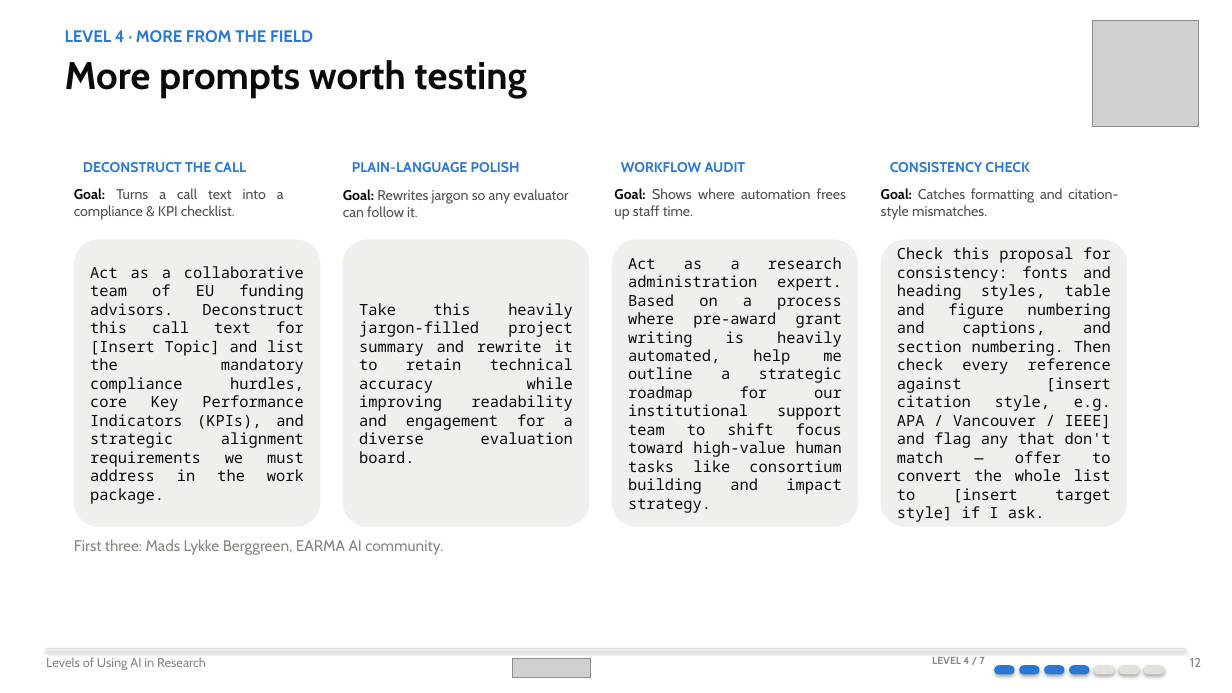
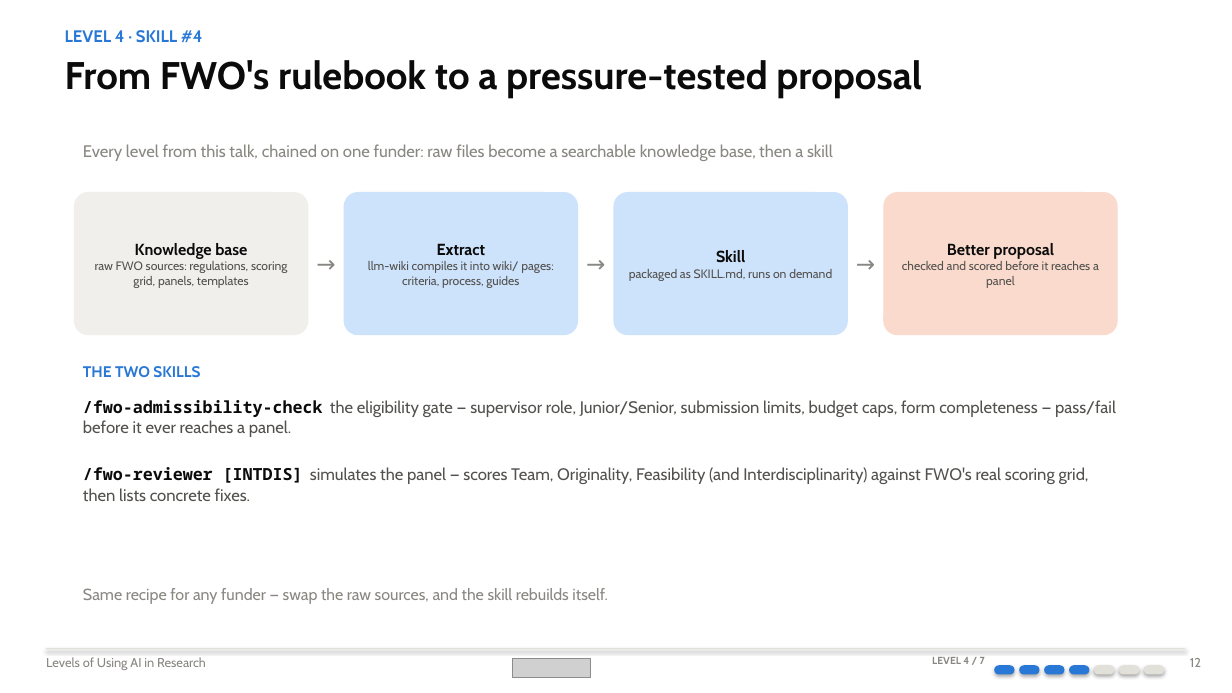
Before and after one commit to Aptamer1/ai-research-day-08092026, a slide deck: slide 12 of Levels of Using AI in Research.pptx. Drawn at 1232x693 pixels with LibreOffice and Linux fonts; fonts in the diff are those of the drawing; grey boxes stand for pictures; background and template pictures are left out. Boxes give left, top, right and bottom in pixels: in the first picture for what was removed or moved away, otherwise in the second. Text is boxed around its words. In the diff, an @@ line names an element or a change of style, - is before the commit and + after.

Commit message:
Rework slide 12 into an FWO knowledge-base-to-skill schematic
Slide 12 now shows the pipeline behind the two FWO skills (raw sources
-> llm-wiki extraction -> packaged skill -> pressure-tested proposal),
tying Levels 2-4 together on one real funder. The "more prompts worth
testing" cards that used to live here move to slide 13's Extra section,
replacing the old FWO extra entries.

```diff
--- a/Levels of Using AI in Research.pptx
+++ b/Levels of Using AI in Research.pptx
@@ picture removed at (x1=1092, y1=20, x2=1199, y2=127) @@
@@ text at (x1=65, y1=30, x2=202, y2=43): text changed @@
-LEVEL 4 · MORE FROM THE FIELD
+LEVEL 4 · SKILL #4
@@ text at (x1=65, y1=60, x2=922, y2=98): text changed @@
-More prompts worth testing
+From FWO's rulebook to a pressure-tested proposal
@@ text added at (x1=83, y1=144, x2=833, y2=161), 13 pt, text #898781 @@
+Every level from this talk, chained on one funder: raw files become a searchable knowledge base, then a skill
@@ text removed at (x1=83, y1=162, x2=247, y2=172) @@
-DECONSTRUCT THE CALL
@@ text removed at (x1=352, y1=162, x2=520, y2=172) @@
-PLAIN-LANGUAGE POLISH
@@ text removed at (x1=621, y1=162, x2=746, y2=172) @@
-WORKFLOW AUDIT
@@ text removed at (x1=890, y1=162, x2=1029, y2=172) @@
-CONSISTENCY CHECK
@@ text removed at (x1=74, y1=188, x2=284, y2=220) @@
-Goal: Turns a call text into a compliance & KPI checklist.
@@ rounded rectangle added at (x1=74, y1=192, x2=309, y2=335), fill #F0EFEC, 9.5 pt, text #52514E @@
+Knowledge base
+raw FWO sources: regulations, scoring grid, panels, templates
@@ text removed at (x1=343, y1=189, x2=568, y2=217) @@
-Goal: Rewrites jargon so any evaluator can follow it.
@@ rounded rectangle added at (x1=344, y1=192, x2=579, y2=335), fill #CDE2FB, 9.5 pt, text #52514E @@
+Extract
+llm-wiki compiles it into wiki/ pages: criteria, process, guides
@@ text removed at (x1=614, y1=188, x2=846, y2=220) @@
-Goal: Shows where automation frees up staff time.
@@ rounded rectangle added at (x1=614, y1=192, x2=848, y2=335), fill #CDE2FB, 9.5 pt, text #52514E @@
+Skill
+packaged as SKILL.md, runs on demand
@@ text removed at (x1=881, y1=188, x2=1118, y2=220) @@
-Goal: Catches formatting and citation-style mismatches.
@@ rounded rectangle added at (x1=884, y1=192, x2=1118, y2=335), fill #F9DACC, 9.5 pt, text #52514E @@
+Better proposal
+checked and scored before it reaches a panel
@@ rounded rectangle removed at (x1=74, y1=239, x2=321, y2=527) @@
-Act as a collaborative team of EU funding advisors. Deconstruct this call text for [Insert Topic] and list the mandatory compliance hurdles, core Key Performance Indicators (KPIs), and strategic alignment requirements we must address in the work package.
@@ rounded rectangle removed at (x1=343, y1=239, x2=590, y2=527) @@
-Take this heavily jargon-filled project summary and rewrite it to retain technical accuracy while improving readability and engagement for a diverse evaluation board.
@@ rounded rectangle removed at (x1=612, y1=239, x2=859, y2=527) @@
-Act as a research administration expert. Based on a process where pre-award grant writing is heavily automated, help me outline a strategic roadmap for our institutional support team to shift focus toward high-value human tasks like consortium building and impact strategy.
@@ rounded rectangle removed at (x1=881, y1=239, x2=1128, y2=527) @@
-Check this proposal for consistency: fonts and heading styles, table and figure numbering and captions, and section numbering. Then check every reference against [insert citation style, e.g. APA / Vancouver / IEEE] and flag any that don't match — offer to convert the whole list to [insert target style] if I ask.
@@ text added at (x1=309, y1=245, x2=344, y2=282), 18 pt, text #898781 @@
+→
@@ text added at (x1=579, y1=245, x2=614, y2=282), 18 pt, text #898781 @@
+→
@@ text added at (x1=848, y1=245, x2=884, y2=282), 18 pt, text #898781 @@
+→
@@ text added at (x1=83, y1=366, x2=200, y2=377), 12 pt, text #2A78D6, bold @@
+THE TWO SKILLS
@@ text added at (x1=83, y1=400, x2=1116, y2=437), 13 pt, text #52514E @@
+/fwo-admissibility-check the eligibility gate — supervisor role, Junior/Senior, submission limits, budget caps, form completeness — pass/fail before it ever reaches a panel.
@@ text added at (x1=83, y1=467, x2=1089, y2=501), 13 pt, text #52514E @@
+/fwo-reviewer [INTDIS] simulates the panel — scores Team, Originality, Feasibility (and Interdisciplinarity) against FWO's real scoring grid, then lists concrete fixes.
@@ text removed at (x1=74, y1=539, x2=443, y2=555) @@
-First three: Mads Lykke Berggreen, EARMA AI community.
@@ text added at (x1=83, y1=588, x2=608, y2=604), 12.5 pt, text #898781 @@
+Same recipe for any funder — swap the raw sources, and the skill rebuilds itself.
```
Also in this commit, not shown: 5 other slides changed.
